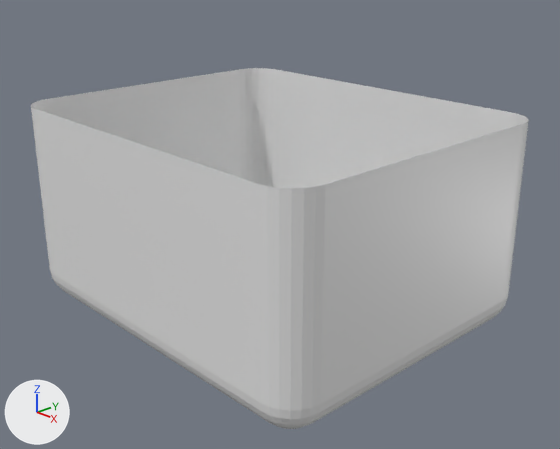
A saved change to the Blender file ScifiCrate_Intro.blend.
Rendered twice from a camera (50 mm lens) standing at (4.44, -4.07, 3.05) and looking at (0.14, -0.02, 0.79). Lighting does not change. The marker at lower left points along +X, +Y and +Z.

The first picture shows 'Crate_Bottom'.
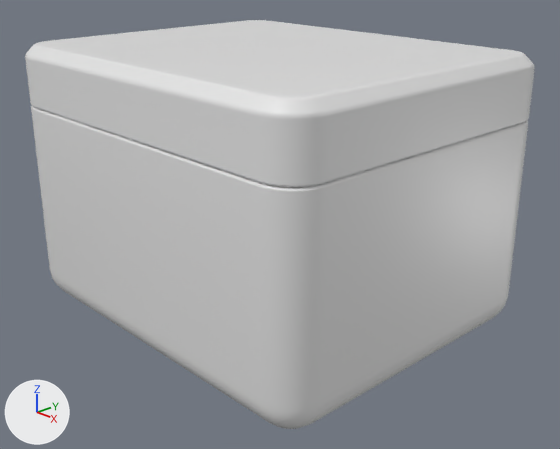
What changed in the scene script:
```text
Change me_cube:
    used by ob_crate_bottom; location = (0.0, 0.0, 1.0)
    verts and faces of me_cube; kept vertices keep their numbers, new ones are numbered from 61
    before: 52 (1.6, 0.0, 0.7) at pixel (437, 150), 53 (1.6, -1.05, 0.7) at pixel (325, 184), 54 (1.33, -1.31, 0.7) at pixel (258, 183), 55 (0.0, -1.31, 0.7) at pixel (127, 139), 56 (1.4, -1.3, 0.7) at pixel (267, 186)
    before: 57 (1.59, -1.12, 0.7) at pixel (315, 186), 58 (1.46, -1.28, 0.7) at pixel (279, 187), 59 (1.52, -1.24, 0.7) at pixel (291, 188), 60 (1.56, -1.18, 0.7) at pixel (304, 188)
    remove me_cube.from_pydata(...)  # 61 vertices, 48 faces; spans x 0.0..1.6, y -1.31..0.0, z -1.0..0.7
    add me_cube.from_pydata(...)  # 62 vertices, 49 faces; spans x 0.0..1.6, y -1.31..0.0, z -1.0..0.7
    me_cube part 1
    add verts[61] = (0.0, 0.0, 0.7)
    add faces += [(52, 61, 55, 54, 56, 58, 59, 60, 57, 53)]
    me_cube part 2: 48 kept faces spanning x 0.0..1.6, y -1.31..0.0, z -1.0..0.7 are now shaded smooth
Change ob_crate_bottom:
    add _m = ob_crate_bottom.modifiers.new('Bevel', 'BEVEL')
    add _m.width = 0.021
    add _m.width_pct = 0.021
    add _m.segments = 3
    add _m.harden_normals = True
Change ob_crate_lid:
    remove ob_crate_lid.hide_set(True)
```

What differs and where, as boxes (x1, y1, x2, y2) in the pictures (560 x 449 px):
'Crate_Bottom', reshaped, modifiers changed
    before: (31, 68, 529, 429)
    after: (31, 106, 528, 429)
'Crate_Lid', shown
    after: (25, 20, 535, 187)
part 1 of me_cube, added
    after: (31, 106, 528, 190)
part 2 of me_cube, shading changed
    before: (31, 68, 529, 297)
    after: (31, 107, 528, 297)
